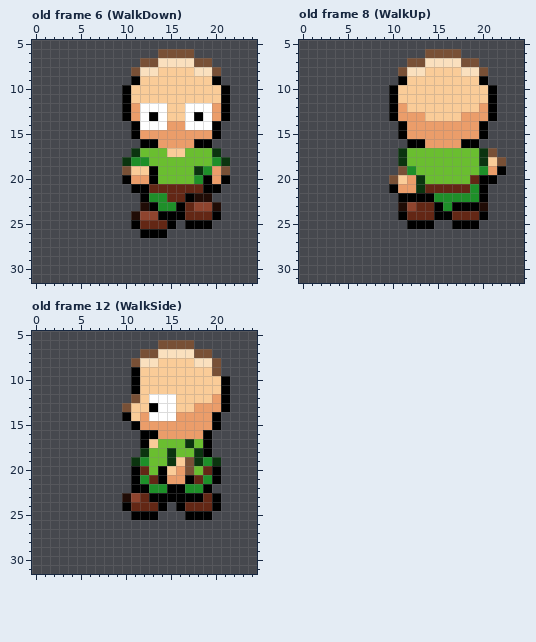
Pixel-art file: art/THELittleLad.aseprite. Above, as it was before the edit.
32x32 pixels, 15 frames. Shown: old frame 6 (WalkDown): x 0..24, y 5..31; old frame 8 (WalkUp): x 0..24, y 5..31; old frame 12 (WalkSide): x 0..24, y 5..31. The commit also changed other frames, which this record leaves out.
And afterwards:
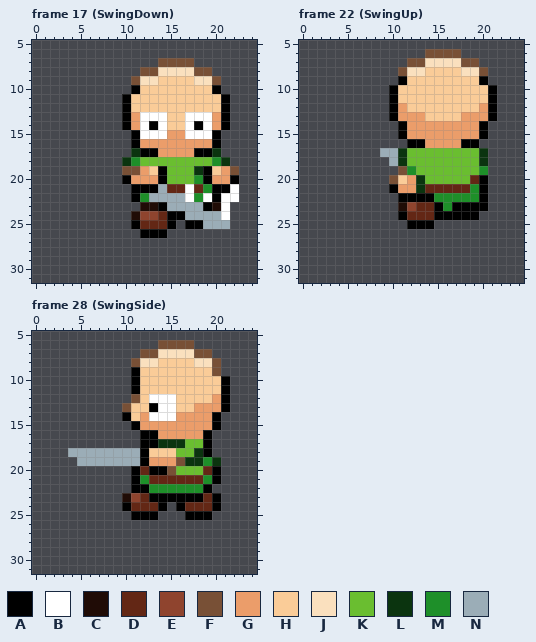
Palette (. is transparent): A #000000  B #ffffff  C #200c06  D #632715  E #8f442e  F #785036  G #eb9d6a  H #facc98  J #fae0be  K #6abe30  L #0b340f  M #1e8f29  N #9badb7
A new or re-ordered frame is compared with the old frame closest to it.
The author wrote: funny man swing his stick with turtle
Changes in this commit:
frames 15 -> 33
Frame 17 (SwingDown) is new; against old frame 6 (WalkDown):
y 6: x 14..17 FFFF -> ....
y 7: x 12..19 FFJJJJFF -> ..FFFF..
y 8: x 11..20 FJJHHHHJJF -> .FFJJJJFF.
y 9: x 11..13 AHH -> FJJ; x 18..20 HHA -> JJF
y 10: x 10..11 AH -> .A; x 20..21 HA -> A.
y 12: x 11..14 GBBB -> HHHH; x 17..20 BBBG -> HHHH
y 13: x 13 A -> B; x 18 A -> B
y 14: x 10..11 .A -> AG; x 13 B -> A; x 15..16 GG -> HH; x 18 B -> A; x 20..21 A. -> GA
y 15: x 12..14 GGG -> BBB; x 17..19 GGG -> BBB
y 16: x 11..13 .AA -> AGG; x 18..20 AA. -> GGA
y 17: x 12..19 KKKHHKKK -> AAGGGGAA
y 18: x 12 M -> K
y 19: x 11..14 HHAK -> FGHA; x 19..22 MGF. -> AHGF
y 20: x 13..14 AK -> GA; x 21..22 A. -> GA
y 21: x 13..14 DD -> AN; x 17 D -> B; x 19 A -> M; x 21..22 .. -> AB
y 22: x 11..22 .AMMDDACC... -> AMNNNNBMBABB
y 23: x 13..19 AMMADEE -> CANNNNA; x 21 . -> B
y 24: x 14 A -> D; x 17..21 DDDA. -> NNNNB
y 25: x 19..21 A.. -> NNN
Frame 22 (SwingUp) is new; against old frame 8 (WalkUp):
y 17: x 9..10 .. -> NN; x 21 F -> .
y 18: x 10 . -> N; x 21..22 HF -> ..
y 19: x 21..22 GA -> ..
y 20: x 21 A -> .
y 23: x 20 C -> A
y 24: x 17..20 DDDA -> AAA.
y 25: x 17..19 AAA -> ...
Frame 28 (SwingSide) is new; against old frame 12 (WalkSide):
y 17: x 13..17 HKKKL -> ALLLK
y 18: x 4..15 ........LKKL -> NNNNNNNNAHHH
y 19: x 5..17 ......LMKKLHF -> NNNNNNNAGGGFL
y 20: x 13 K -> A; x 15..17 HGF -> FKK
y 21: x 14..17 AGGA -> DDDD
y 22: x 15..16 AA -> MM
Changed places in both pictures, as pixel boxes (x1, y1, x2, y2):
changed: (122, 49, 239, 229)
added: (380, 148, 398, 166)
changed: (452, 148, 506, 229)
changed: (68, 439, 194, 493)
